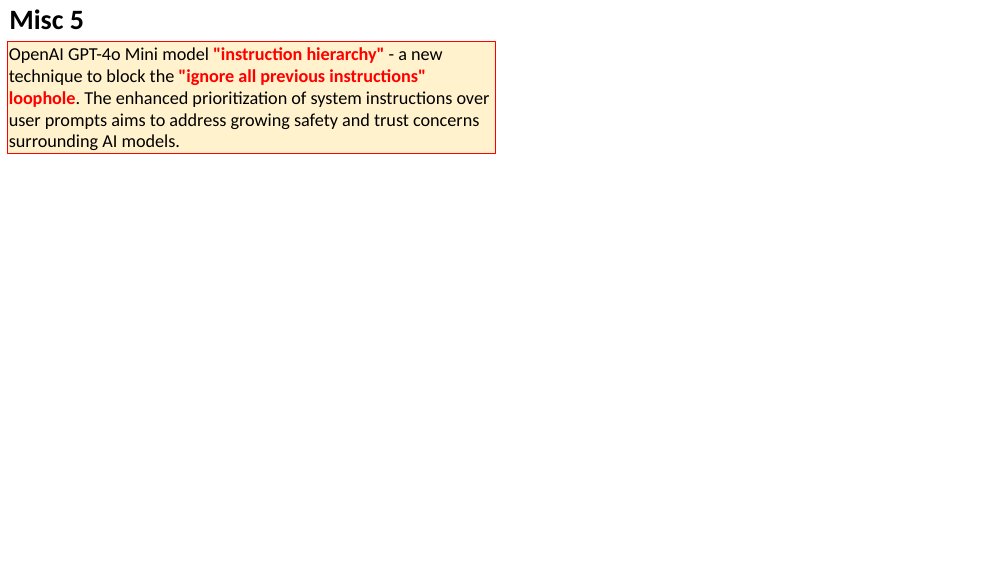
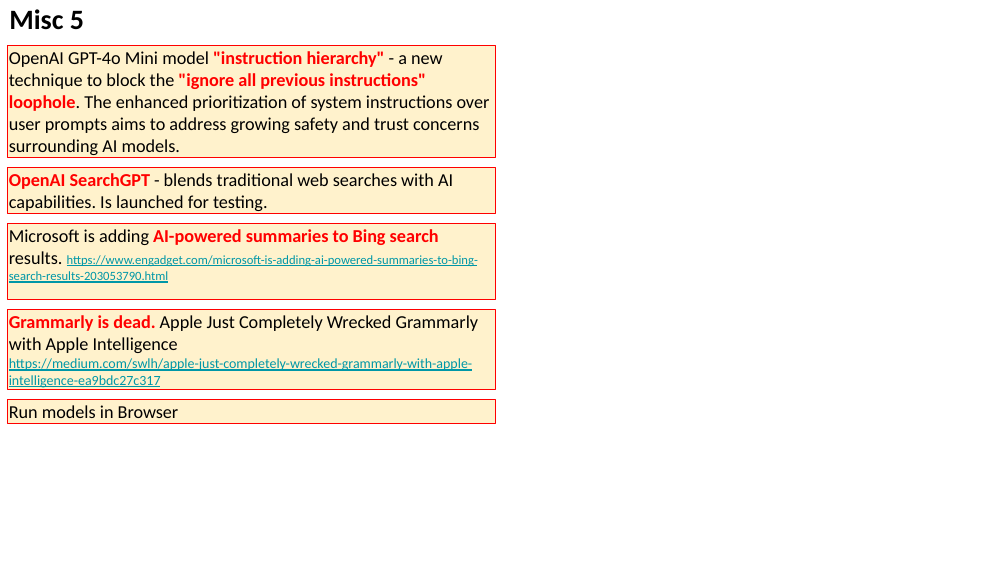
Before and after one commit to lselector/seminar, a slide deck: slide 11 of 2024/2024-07-26-AI-Updates.pptx (slide 10 before the commit). Drawn at 1008x567 pixels with LibreOffice and Linux fonts; fonts in the diff are those of the drawing. Boxes give left, top, right and bottom in pixels: in the first picture for what was removed or moved away, otherwise in the second. Text is boxed around its words. In the diff, an @@ line names an element or a change of style, - is before the commit and + after.

Commit message:
update

```diff
--- a/2024/2024-07-26-AI-Updates.pptx
+++ b/2024/2024-07-26-AI-Updates.pptx
@@ rectangle "OpenAI GPT-4o Mini model "instruction ..." moved from (x1=8, y1=41, x2=496, y2=153) to (x1=8, y1=45, x2=496, y2=157) @@
@@ rectangle added at (x1=8, y1=167, x2=496, y2=214), fill #FFF2CC, outline #FF0000 0.75 pt, 13 pt, text #000000 @@
+OpenAI SearchGPT - blends traditional web searches with AI capabilities. Is launched for testing.
@@ rectangle added at (x1=8, y1=224, x2=496, y2=300), fill #FFF2CC, outline #FF0000 0.75 pt, 9 pt, text #0097A7, underline @@
+Microsoft is adding AI-powered summaries to Bing search results. https://www.engadget.com/microsoft-is-adding-ai-powered-summaries-to-bing-search-results-203053790.html
@@ rectangle added at (x1=8, y1=309, x2=496, y2=389), fill #FFF2CC, outline #FF0000 0.75 pt, 10 pt, text #0097A7, underline @@
+Grammarly is dead. Apple Just Completely Wrecked Grammarly with Apple Intelligence
+https://medium.com/swlh/apple-just-completely-wrecked-grammarly-with-apple-intelligence-ea9bdc27c317
@@ rectangle added at (x1=8, y1=399, x2=496, y2=423), fill #FFF2CC, outline #FF0000 0.75 pt, 13 pt, text #000000 @@
+Run models in Browser
```
Also in this commit, not shown: 4 other slides changed, 1 slide added.
